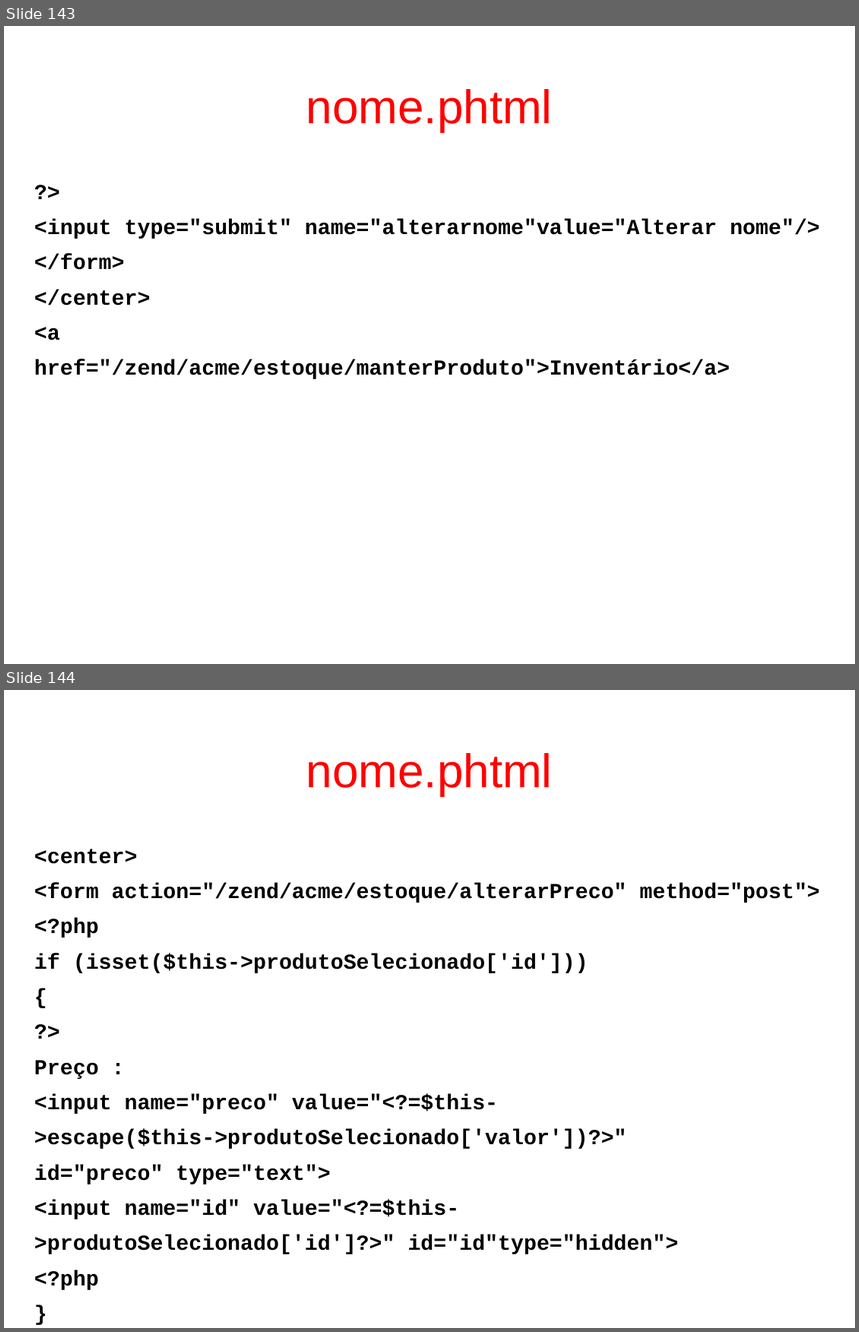
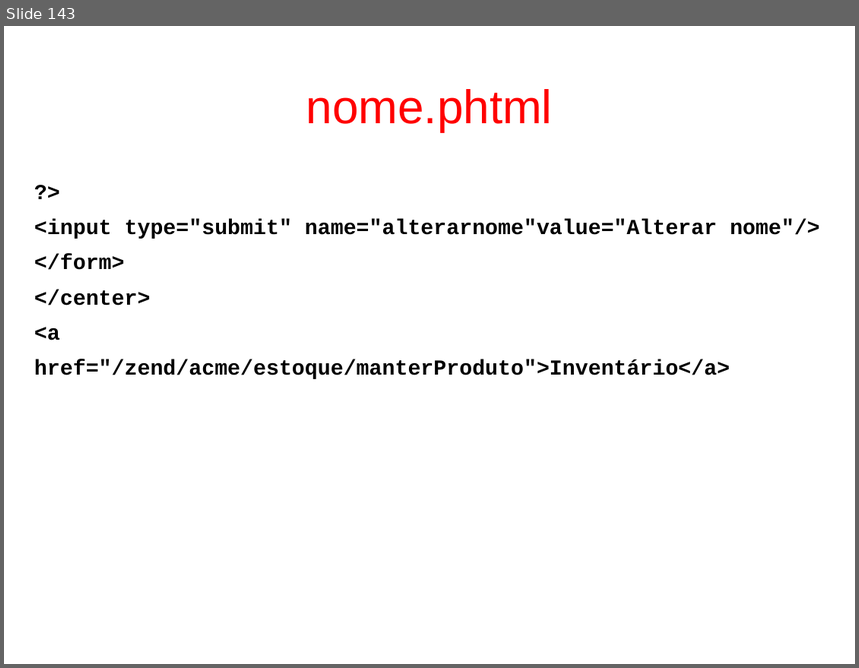
Before and after one commit to fgsl/lojasacme, a slide deck: docs/tutorial.odp. Shown one above the other, each under a label of ours: slides 143 and 144 before the commit, slide 143 after it. The pictures are 859x1332 and 859x668 pixels, drawn with LibreOffice and Linux fonts; fonts in the diff are those of the drawing. Boxes give left, top, right and bottom in pixels: in the first picture for what was removed or moved away, otherwise in the second. Text is boxed around its words. In the diff, an @@ line names an element or a change of style, - is before the commit and + after.

```diff
--- a/docs/tutorial.odp
+++ b/docs/tutorial.odp
@@ slide 144 removed at box(4, 690, 855, 1328), background #FFFFFF @@
@@ title removed at box(306, 753, 553, 796) @@
-nome.phtml
@@ text removed at box(34, 849, 820, 1290) @@
-<center>
-<form action="/zend/acme/estoque/alterarPreco" method="post">
-<?php
-if (isset($this->produtoSelecionado['id']))
-{
-?>
-Preço :
-<input name="preco" value="<?=$this-
->escape($this->produtoSelecionado['valor'])?>"
-id="preco" type="text">
-<input name="id" value="<?=$this-
->produtoSelecionado['id']?>" id="id"type="hidden">
-<?php
-}
```
Also in this commit, not shown: 12 slides changed, 7 slides added.
